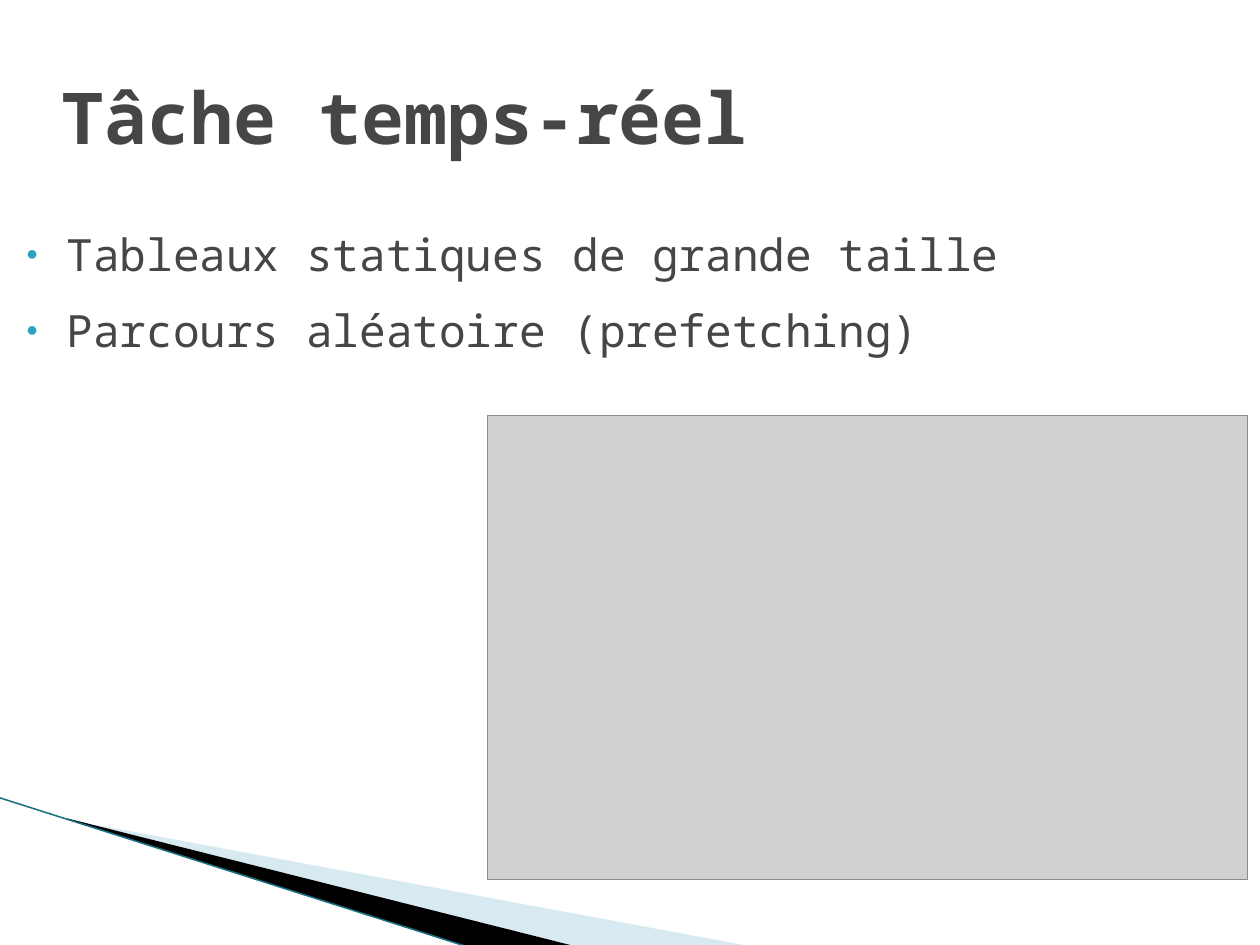
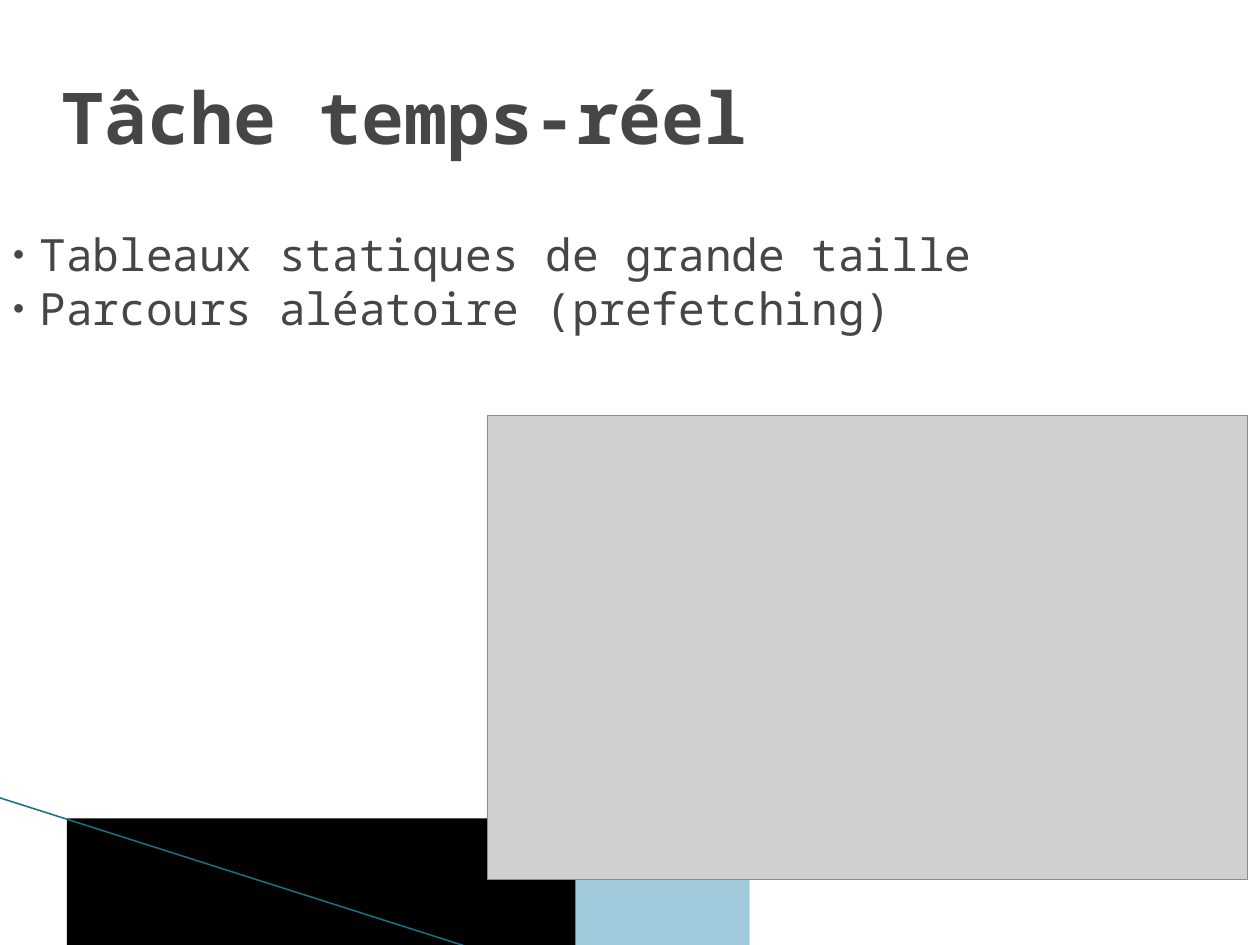
Before and after one commit to robertoxmed/c_memory_monitor, a slide deck: slide 6 of doc/Temps-Réel et Multi-coeurs.pptx (slide 4 before the commit). Drawn at 1260x945 pixels with LibreOffice and Linux fonts; fonts in the diff are those of the drawing; grey boxes stand for pictures; background and template pictures are left out. Boxes give left, top, right and bottom in pixels: in the first picture for what was removed or moved away, otherwise in the second. Text is boxed around its words. In the diff, an @@ line names an element or a change of style, - is before the commit and + after.

```diff
--- a/doc/Temps-Réel et Multi-coeurs.pptx
+++ b/doc/Temps-Réel et Multi-coeurs.pptx
@@ text "Tableaux statiques de grande taille" at (40,237,972,336): indent changed; less space between paragraphs @@
@@ line (0, 798) - (468, 945): stroke #97C5D8 0.95 pt to #196F85 0.96 pt @@
@@ freeform shape removed at (67,819,576,945) @@
@@ rectangle added at (67,819,576,945), fill #000000 @@
@@ freeform shape removed at (69,820,750,945) @@
@@ rectangle added at (69,820,750,945), fill #9FCBDC @@
```
Also in this commit, not shown: 10 other slides changed, 3 slides added, 2 slides removed.
